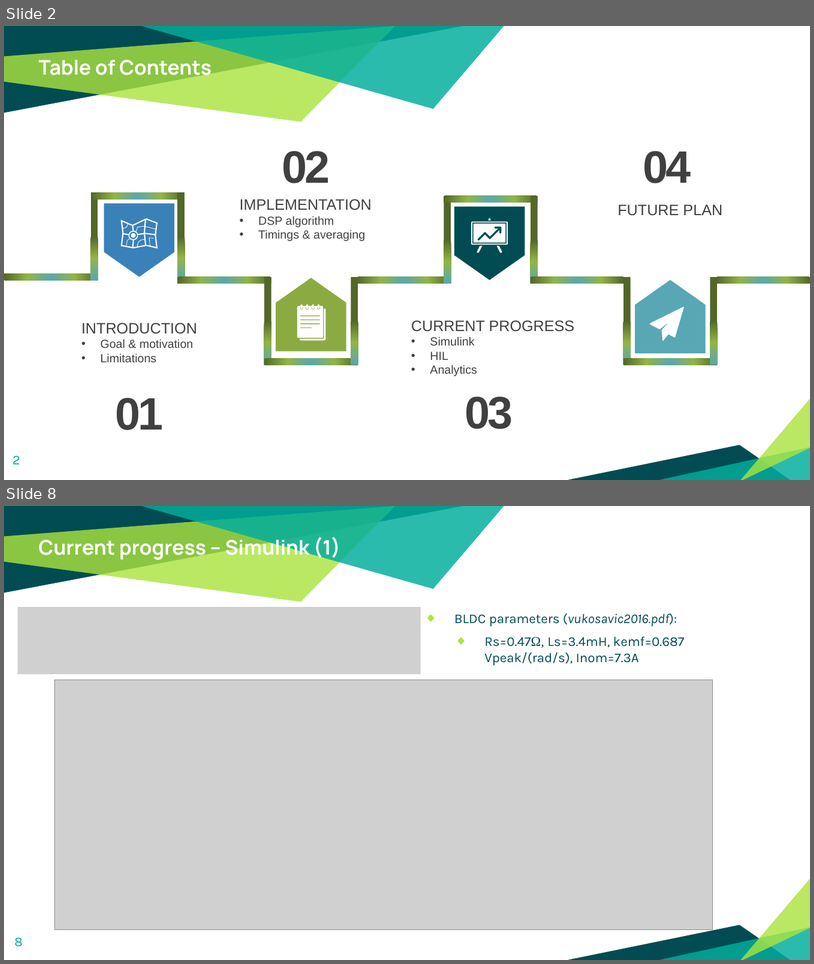
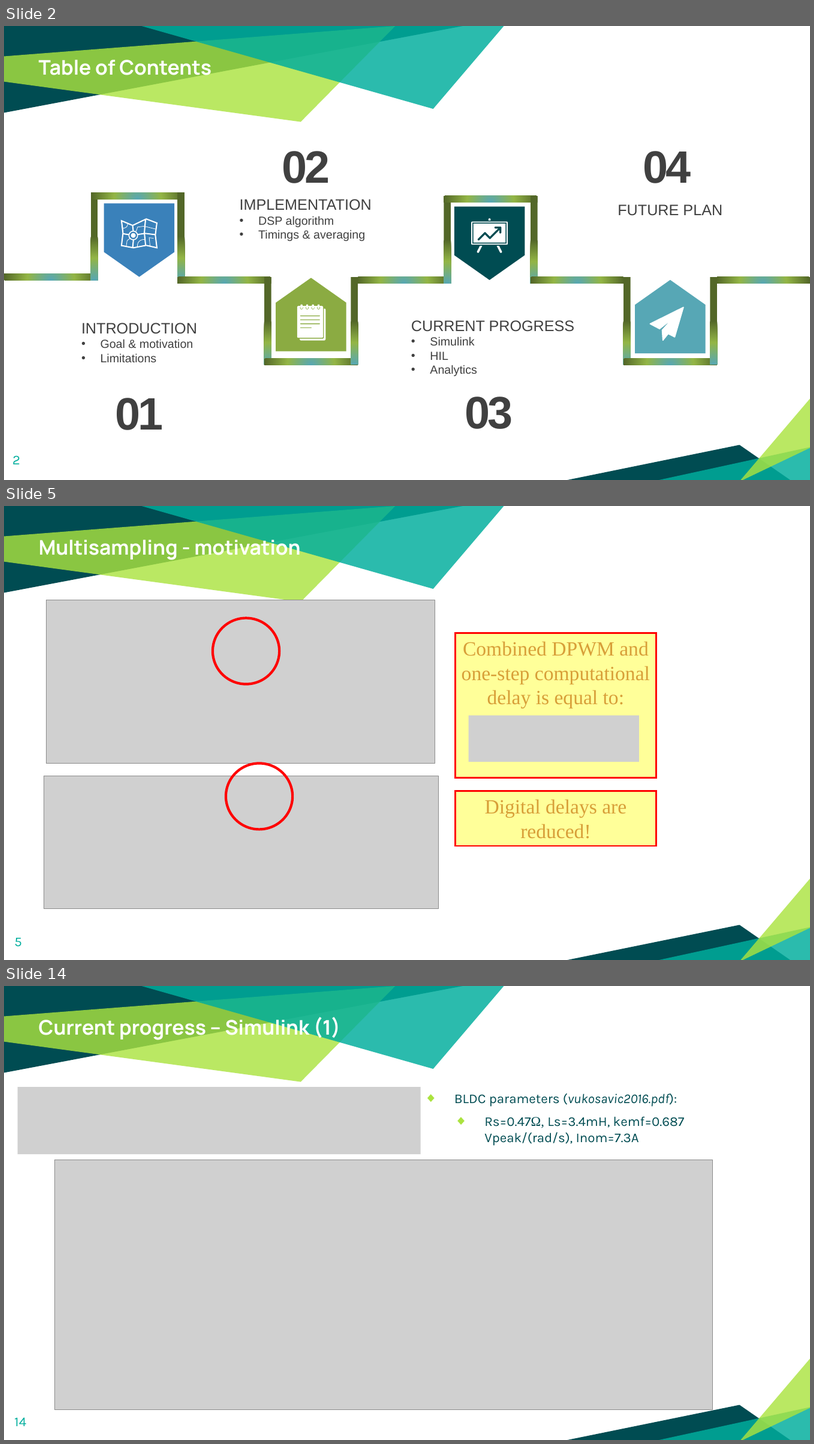
Before and after one commit to Rule2102/DSP_project1, a slide deck: docs/An Improved Current Loop Bandwidth and Axis Decoupling.pptx. Shown one above the other, each under a label of ours: slides 2 and 8 before the commit, slides 2, 5 and 14 after it; the slides between them are not shown. The pictures are 814x964 and 814x1444 pixels, drawn with LibreOffice and Linux fonts; fonts in the diff are those of the drawing; grey boxes stand for pictures. Boxes give left, top, right and bottom in pixels: in the first picture for what was removed or moved away, otherwise in the second. Text is boxed around its words. In the diff, an @@ line names an element or a change of style, - is before the commit and + after.

```diff
--- a/docs/An Improved Current Loop Bandwidth and Axis Decoupling.pptx
+++ b/docs/An Improved Current Loop Bandwidth and Axis Decoupling.pptx
@@ slide 5 added at bbox=[4, 506, 810, 960], background #FFFFFF; not listed: 6 template elements that a slide beside it also shows @@
@@ text added at bbox=[39, 536, 300, 561], 24 pt, text #FFFFFF, bold @@
+Multisampling - motivation
@@ picture added at bbox=[47, 600, 435, 763] @@
@@ ellipse added at bbox=[213, 618, 279, 684], outline #FF0000 3 pt @@
@@ rectangle added at bbox=[456, 633, 657, 778], fill #FFFF99, outline #FF0000 2 pt, 24 pt, text #D89F39 @@
+Combined DPWM and one-step computational delay is equal to:
@@ picture added at bbox=[469, 715, 640, 762] @@
@@ ellipse added at bbox=[226, 763, 293, 829], outline #FF0000 3 pt @@
@@ picture added at bbox=[44, 776, 439, 908] @@
@@ rectangle added at bbox=[456, 791, 657, 846], fill #FFFF99, outline #FF0000 2 pt, 24 pt, text #D89F39 @@
+Digital delays are reduced!
@@ page number added at bbox=[14, 937, 22, 946], 16 pt, text #00AE9D @@
+5
@@ what was slide 8 is now slide 14 @@
@@ page number at bbox=[14, 1417, 26, 1426]: text changed @@
-8
+14
```
Also in this commit, not shown: 6 slides changed, 11 other slides added, 6 slides removed.
